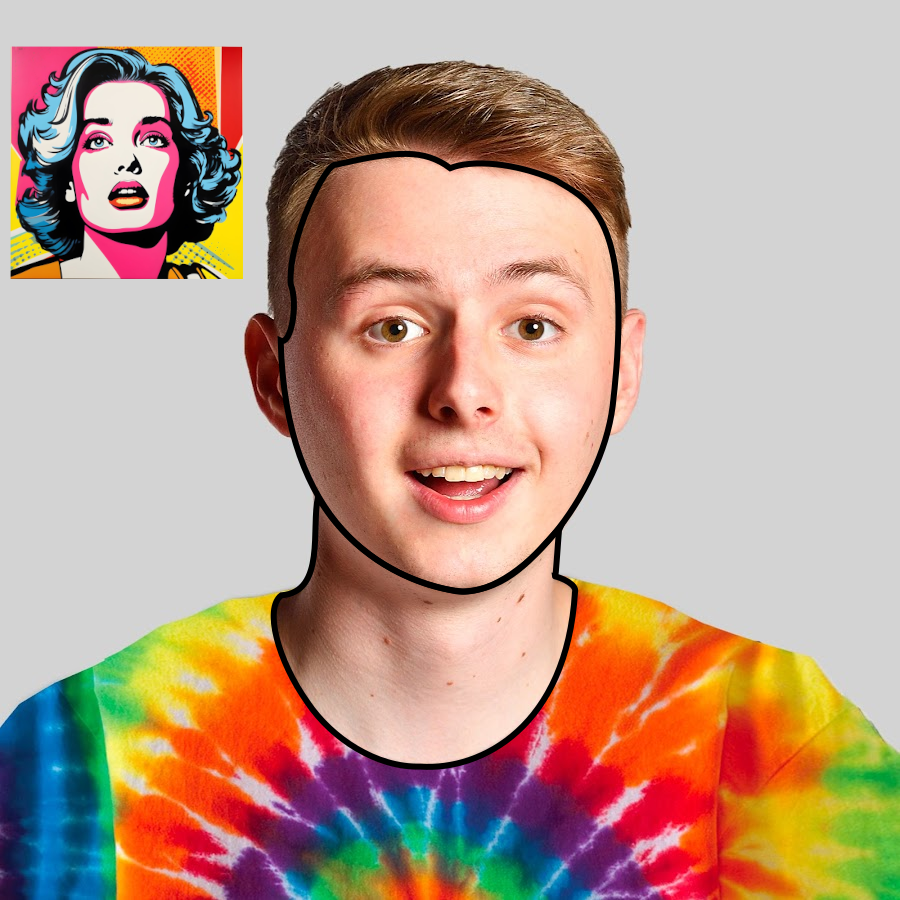
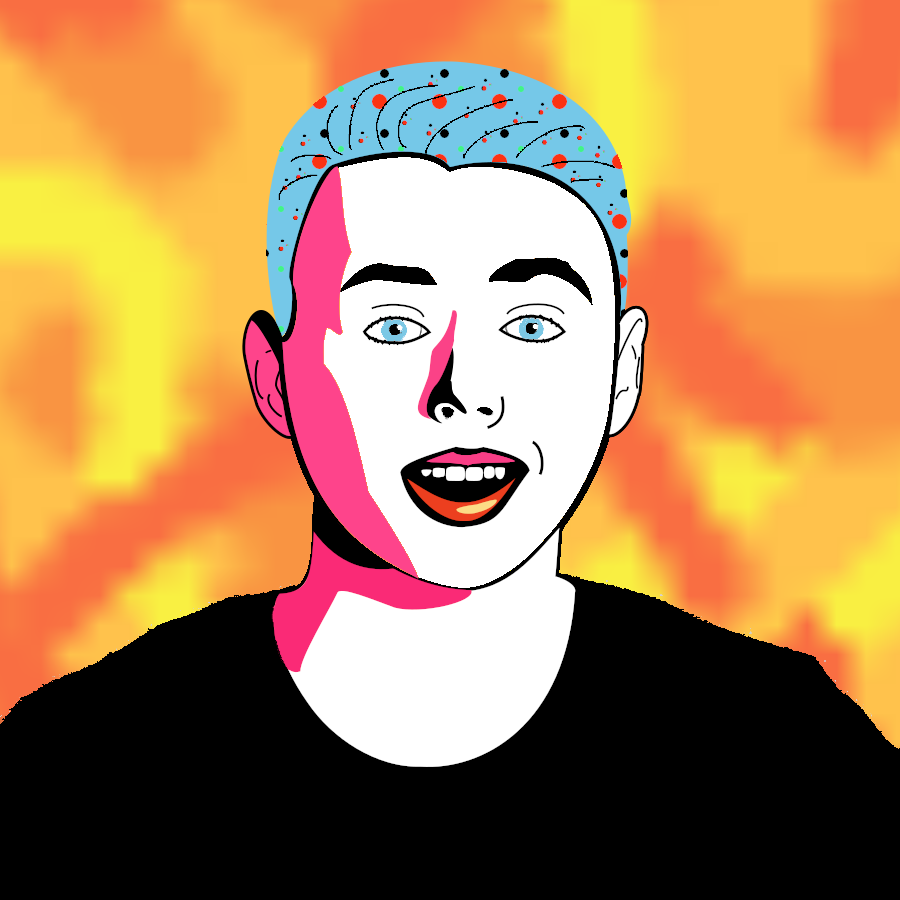
The second 900px x 900px image is a revision of the first. Changes to its layers:
hid "Kurt_Heppke_-_Pop_Art_Portrait_half-body_Colorful_graphic_Morning_in_the_style_…" over [10, 46, 243, 279]
painted on "Vrstva" over [242, 61, 649, 770]
added layer "Vložená vrstva #1" above "Vrstva #1" over [0, 568, 900, 900]
added layer "Vrstva #1" above "Fizistyle.jpg" over [0, 0, 900, 900]
